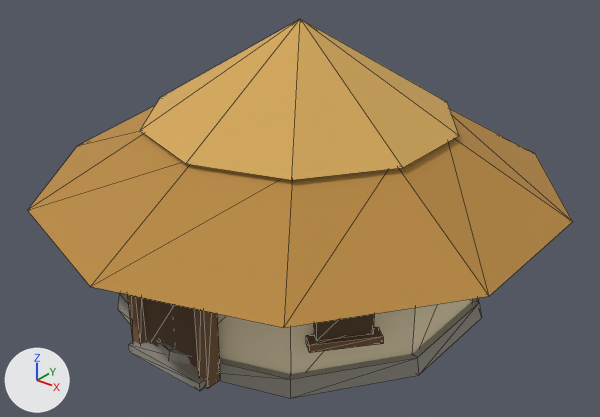
A saved change to the glTF model assets/glb/hut-2.glb.
The view is the same before and after, from a 50 mm camera at (7.9, -9.89, 7.58) aimed at (0.21, -0.27, 1.62). Every picture has the same lights, and +X, +Y and +Z are marked at lower left. The picture after the commit comes second. Mesh edges are drawn as thin lines. Vertices at exactly the same position are counted once.

The first picture shows 'hut-2'.
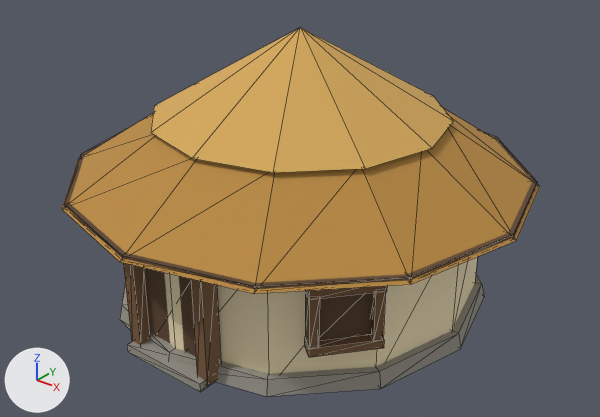
Where the change shows, as pixel boxes [x1, y1, x2, y2] in the pictures (600 x 417 px; the box of a moved part takes in the faces that stretch with it):
'hut-2', reshaped (12% narrower)
    before: [27, 19, 573, 398]
    after: [62, 28, 540, 396]
part 1 of me_hut_2_mesh, added
    after: [127, 340, 215, 392]
part 2 of me_hut_2_mesh, added (brown)
    after: [143, 267, 196, 357]
part 3 of me_hut_2_mesh, moved or reshaped
    before: [314, 314, 374, 340]
    after: [319, 293, 372, 340]
part 4 of me_hut_2_mesh, added (brown)
    after: [123, 263, 150, 345]
part 5 of me_hut_2_mesh, added (brown)
    after: [191, 279, 221, 386]
part 6 of me_hut_2_mesh, rebuilt
    before: [27, 106, 573, 328]
    after: [62, 28, 540, 294]
part 7 of me_hut_2_mesh, rebuilt (not visible before)
    after: [305, 286, 387, 300]
part 8 of me_hut_2_mesh, rebuilt
    before: [306, 327, 383, 353]
    after: [304, 334, 384, 357]
part 9 of me_hut_2_mesh, deleted
    before: [127, 19, 459, 391]
part 10 of me_hut_2_mesh, reshaped
    before: [117, 293, 482, 398]
    after: [64, 128, 537, 396]

What changed in the scene script:
```text
Add mat_cream_f6e6bd:
    mat_cream_f6e6bd = principled_material('cream_f6e6bd')
    mat_cream_f6e6bd.base_color = (0.922, 0.791, 0.509)  # beige #f6e6bd
    mat_cream_f6e6bd.roughness = 0.95
Change me_hut_2_mesh:
    used by ob_hut_2; location = (0.0, 0.0, 0.0)
    remove me_hut_2_mesh.from_pydata(...)  # 149 vertices, 236 faces; spans x -4.14..4.14, y -4.35..4.35, z 0.0..4.65
    add me_hut_2_mesh.from_pydata(...)  # 205 vertices, 336 faces; spans x -3.85..3.85, y -3.85..3.85, z 0.0..4.52
    me_hut_2_mesh part 1: a new loose piece, a box spanning x -0.78..0.78, y -3.28..-2.84, z 0.0..0.14, in mat_stone_9a968c (grey #9a968c)
    me_hut_2_mesh part 2: a new loose piece, a box spanning x -0.61..0.61, y -2.96..-2.76, z 0.06..1.88, in mat_door_5e4630 (brown #5e4630)
    me_hut_2_mesh part 3: the loose piece of 8 vertices spanning x 1.93..2.6, y -2.25..-1.49, z 0.89..1.71 is moved by (-0.05, 0.04, -0.05)
    me_hut_2_mesh part 4: a new loose piece, a box spanning x -0.81..-0.61, y -3.16..-2.86, z 0.05..1.93, in mat_post_7a5a3c (brown #7a5a3c)
    me_hut_2_mesh part 5: a new loose piece, a box spanning x 0.61..0.81, y -3.16..-2.86, z 0.05..1.93, in mat_post_7a5a3c (brown #7a5a3c)
    me_hut_2_mesh part 6: the loose piece of 24 vertices spanning x -4.14..4.14, y -4.35..4.35, z 1.98..3.12 is rebuilt with 42 vertices and now spans x -3.85..3.85, y -3.85..3.85, z 2.12..4.52
    me_hut_2_mesh part 7: the loose piece of 8 vertices spanning x 1.9..2.76, y -2.41..-1.44, z 1.69..1.83 is rebuilt with 8 vertices and now spans x 1.87..2.77, y -2.42..-1.41, z 1.64..1.8
    me_hut_2_mesh part 8: the loose piece of 8 vertices spanning x 1.9..2.76, y -2.41..-1.44, z 0.78..0.9 is rebuilt with 8 vertices and now spans x 1.87..2.77, y -2.42..-1.41, z 0.71..0.85
    me_hut_2_mesh part 9: 6 loose pieces with 53 vertices, spanning x -2.43..2.43, y -3.27..2.55, z 0.0..4.65, are deleted
    me_hut_2_mesh part 10
    36 vertices are removed from x -3.02..3.02, y -3.12..3.12, z 0.0..2.2
    80 faces are deleted
    56 vertices are added at x -3.8..3.8, y -3.8..3.8, z 0.0..2.12
    13 new vertices lie (0.0, 0.0, 0.08) away from vertices in x -3.8..3.8, y -3.8..3.8, z 2.12
    10 new vertices lie (0.0, 0.0, 2.2) away from vertices in x -3.0..3.0, y -2.6..2.6, z 0.0
    8 new vertices lie (0.0, 0.0, 0.84) away from vertices in x 1.87..2.75, y -2.4..-1.42, z 0.83
    48 new faces join them, mat_stone_9a968c (grey #9a968c)
    48 new faces join them, mat_cream_f6e6bd (beige #f6e6bd)
    48 new faces join them, mat_door_5e4630 (brown #5e4630)
    24 new faces join them, mat_post_7a5a3c (brown #7a5a3c)
    other edits to the shape of me_hut_2_mesh do not show in these pictures
    remove me_hut_2_mesh.materials.append(mat_plaster_f1e2bd)  # beige #f1e2bd
    add me_hut_2_mesh.materials.append(mat_cream_f6e6bd)  # beige #f6e6bd
```
